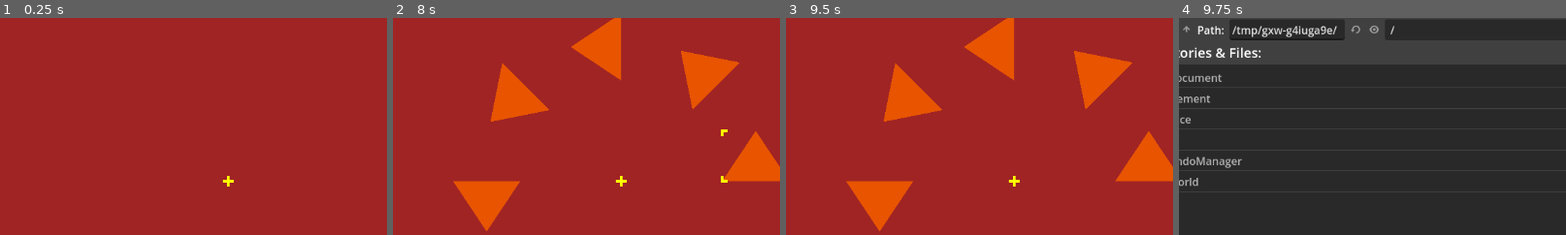
Above: before the commit, frames 1-4 (left to right).
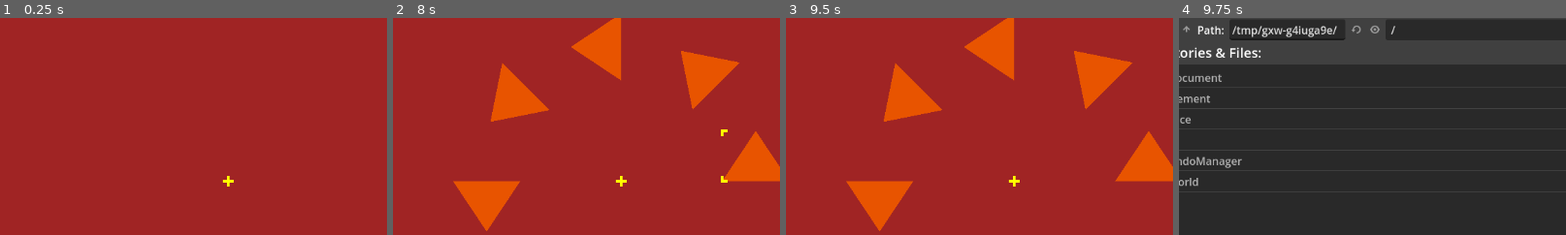
Above: after the commit, the same moments.

Repository: zoeesilcock/symmetar
Game: Godot game, scene res://Main.tscn
Same seed, same stepped clock (60 frames per second), same inputs: the game is played once before the commit and once after it.
Inputs:
- Up to frame 1 (0.25 s): no input
- Up to frame 2 (8 s): click "Clear" at 0.5 s; click "Add" at 1.25 s; click "Undo" at 2 s; click "Redo" at 2.75 s; click "Clear" at 3.5 s; click "Add" at 4.25 s; click "Undo" at 5 s; click "Redo" at 5.75 s; click "Clear" at 6.5 s; click "Add" at 7.25 s
- Up to frame 3 (9.5 s): click "Undo" at 8 s; click "Redo" at 8.75 s
- Up to frame 4 (9.75 s): click "Save" at 9.5 s
The pictures show only the part of the screen within x 32-82%, y 12-62%; the shares and areas given below are measured in that part.

Frames 1-3 are identical in both runs. In frame 4, 0.1% of the frame differs, in the area x 44-56%, y 3-8%.

Commit message:
Fix unused parameter warning

Diff:
--- a/Document/Document.gd
+++ b/Document/Document.gd
@@ -55,7 +55,7 @@
 
 	elements = []
 
-func _on_element_count_changed(count_change : int):
+func _on_element_count_changed(_count_change : int):
 	clear_elements()
 	_instantiate_elements()
 
